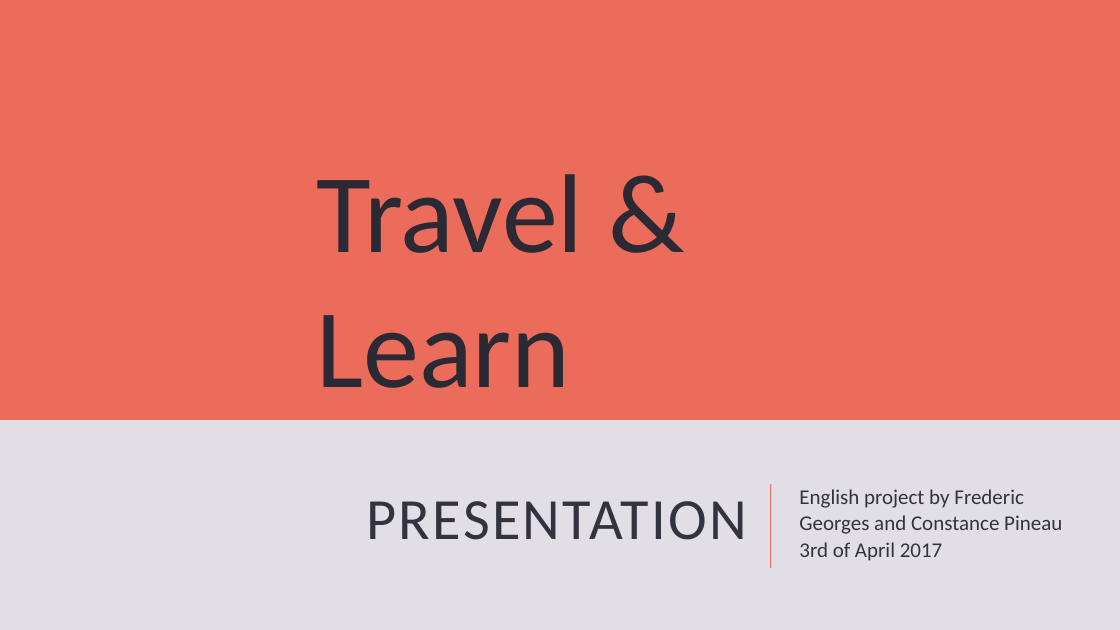
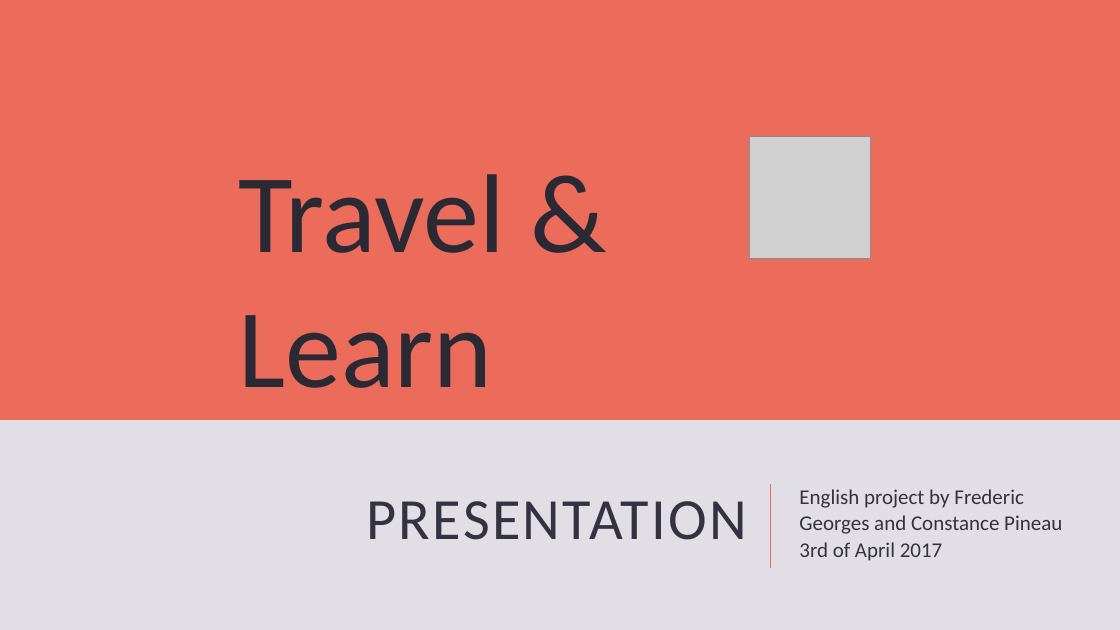
Before and after one commit to cpnu/EnglishProject, a slide deck: slide 1 of presentation.pptx. Drawn at 1120x630 pixels with LibreOffice and Linux fonts; fonts in the diff are those of the drawing; grey boxes stand for pictures. Boxes give left, top, right and bottom in pixels: in the first picture for what was removed or moved away, otherwise in the second. Text is boxed around its words. In the diff, an @@ line names an element or a change of style, - is before the commit and + after.

```diff
--- a/presentation.pptx
+++ b/presentation.pptx
@@ text "Travel & Learn": place and size @@
-text "Travel & Learn" at (316,174,583,388)
+text "Travel & Learn" at (238,174,505,388)
@@ picture added at (749,137,870,258) @@
```
Also in this commit, not shown: 5 other slides changed, 1 slide added, 19 other files.
